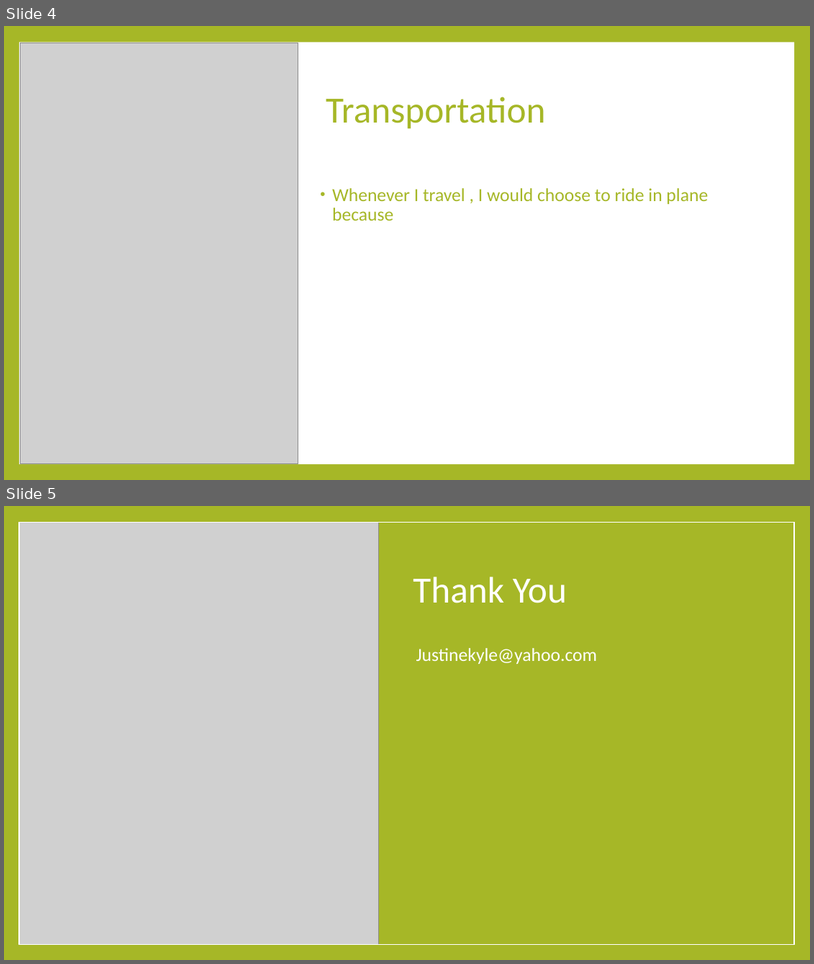
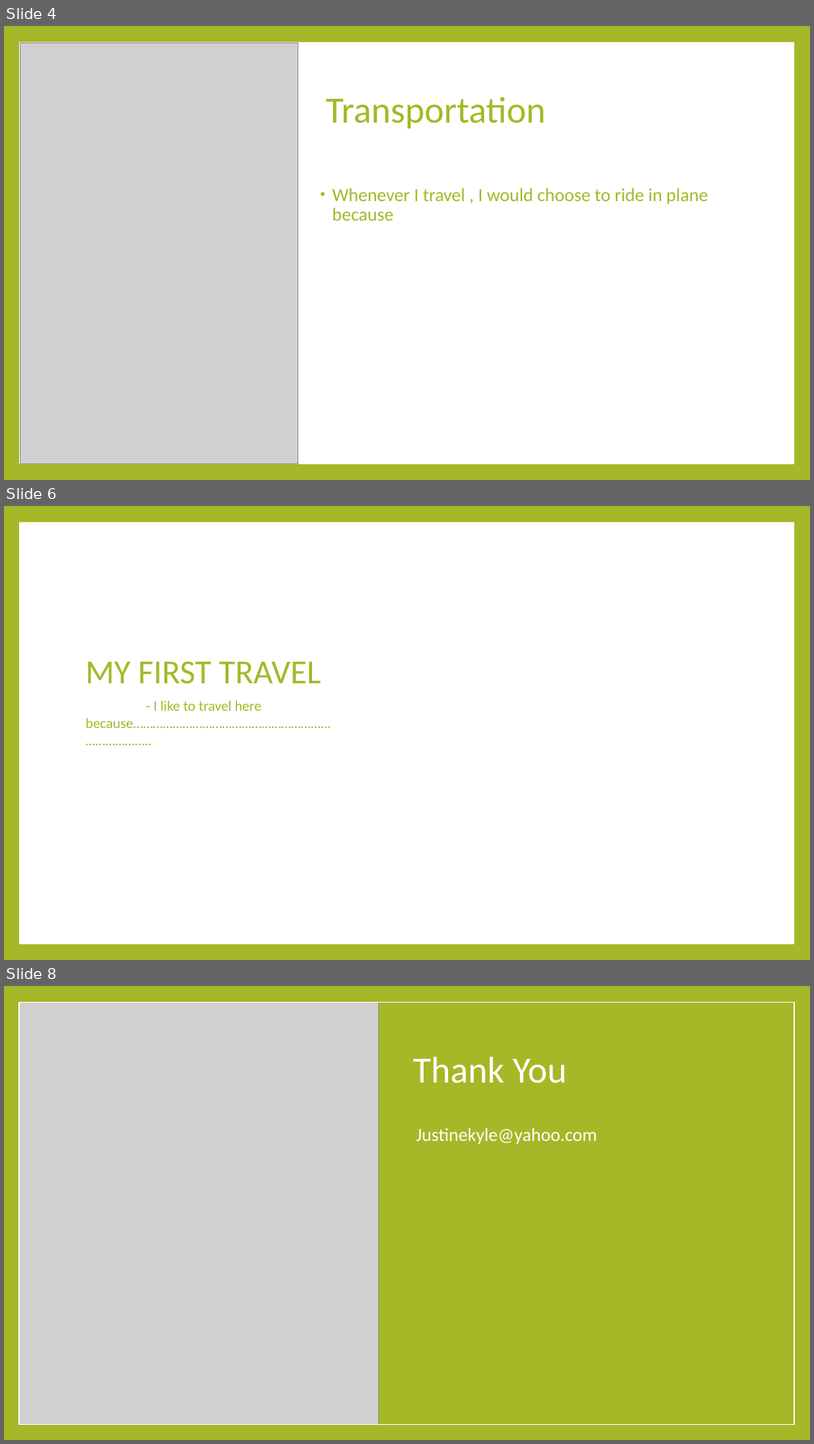
Before and after one commit to justinekyle123/My_powerpoint, a slide deck: Necesario.PPT.pptx. Shown one above the other, each under a label of ours: slides 4 and 5 before the commit, slides 4, 6 and 8 after it; the slides between them are not shown. The pictures are 814x964 and 814x1444 pixels, drawn with LibreOffice and Linux fonts; fonts in the diff are those of the drawing; grey boxes stand for pictures. Boxes give left, top, right and bottom in pixels: in the first picture for what was removed or moved away, otherwise in the second. Text is boxed around its words. In the diff, an @@ line names an element or a change of style, - is before the commit and + after.

```diff
--- a/Necesario.PPT.pptx
+++ b/Necesario.PPT.pptx
@@ slide 6 added at box(4, 506, 810, 960), background #A6B727; not listed: 1 template element that a slide beside it also shows @@
@@ title added at box(85, 661, 322, 684), 40 pt, text #A6B727 @@
+MY FIRST TRAVEL
@@ text added at box(85, 700, 330, 728), 17 pt, text #A6B727 @@
+- I like to travel here because……………………………………………………………………..
@@ what was slide 5 is now slide 8 @@
```
Also in this commit, not shown: 1 slide changed, 2 other slides added.
